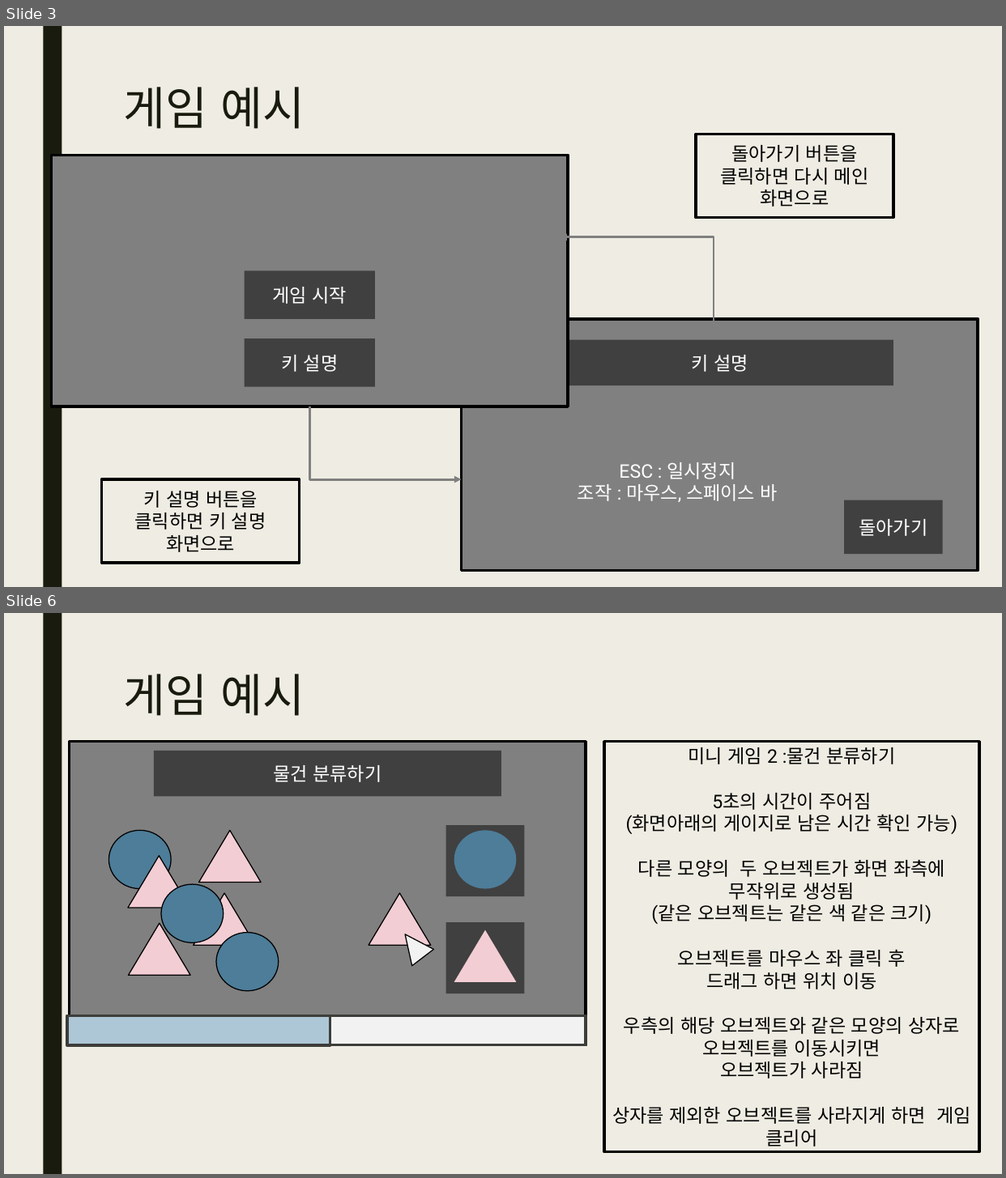
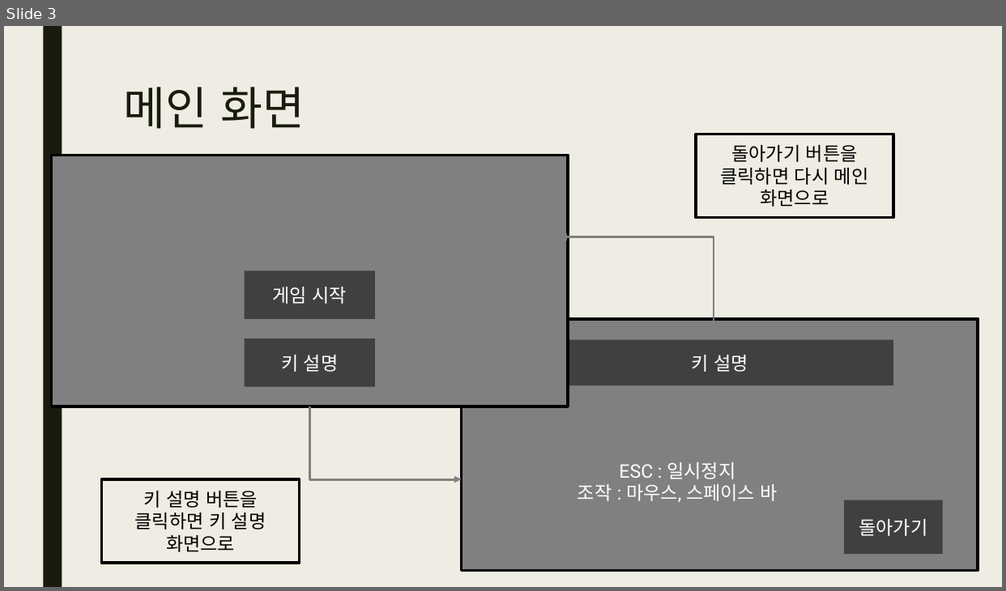
Before and after one commit to yungaeng/WindowProgrammingFinal, a slide deck: 기말 프로젝트 제안서.pptx. Shown one above the other, each under a label of ours: slides 3 and 6 before the commit, slide 3 after it; the slides between them are not shown. The pictures are 1006x1178 and 1006x591 pixels, drawn with LibreOffice and Linux fonts; fonts in the diff are those of the drawing. Boxes give left, top, right and bottom in pixels: in the first picture for what was removed or moved away, otherwise in the second. Text is boxed around its words. In the diff, an @@ line names an element or a change of style, - is before the commit and + after.

```diff
--- a/기말 프로젝트 제안서.pptx
+++ b/기말 프로젝트 제안서.pptx
@@ slide 6 removed at [4,613,1002,1174], background #EFEDE3; not listed: 1 template element that a slide beside it also shows @@
@@ title removed at [124,674,305,716] @@
-게임 예시
@@ rectangle removed at [69,742,586,1046] @@
@@ rectangle removed at [154,751,501,796] @@
-물건 분류하기
@@ rectangle removed at [604,742,979,1152] @@
-미니 게임 2 :물건 분류하기
-5초의 시간이 주어짐
-(화면아래의 게이지로 남은 시간 확인 가능)
-다른 모양의 두 오브젝트가 화면 좌측에 무작위로 생성됨
-(같은 오브젝트는 같은 색 같은 크기)
-오브젝트를 마우스 좌 클릭 후
-드래그 하면 위치 이동
-우측의 해당 오브젝트와 같은 모양의 상자로 오브젝트를 이동시키면
-오브젝트가 사라짐
-상자를 제외한 오브젝트를 사라지게 하면 게임 클리어
@@ ellipse removed at [108,830,171,888] @@
@@ triangle removed at [198,830,261,882] @@
@@ rectangle removed at [446,825,525,897] @@
@@ ellipse removed at [454,830,516,888] @@
@@ triangle removed at [128,855,190,907] @@
@@ ellipse removed at [161,884,224,943] @@
@@ triangle removed at [194,893,256,944] @@
@@ triangle removed at [368,893,431,944] @@
@@ triangle removed at [128,924,190,975] @@
@@ triangle removed at [394,926,433,965] @@
@@ rectangle removed at [446,923,525,994] @@
@@ ellipse removed at [216,933,279,991] @@
@@ triangle removed at [454,931,516,982] @@
@@ rectangle removed at [67,1016,330,1046] @@
@@ rectangle removed at [69,1016,586,1045] @@
@@ slide 3 changed as well @@
@@ title at [124,87,305,129]: text changed @@
-게임 예시
+메인 화면
```
Also in this commit, not shown: 2 other slides changed, 3 slides added, 4 other slides removed, 5 other files.
